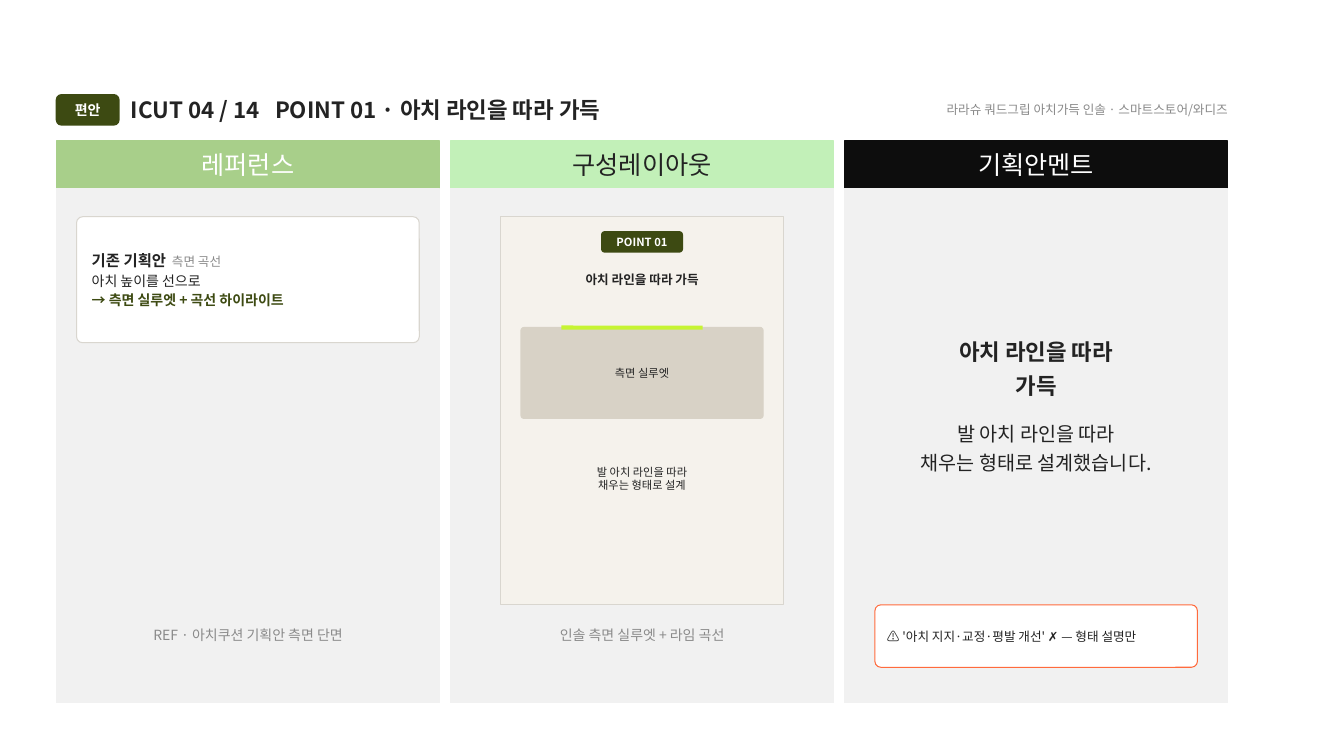
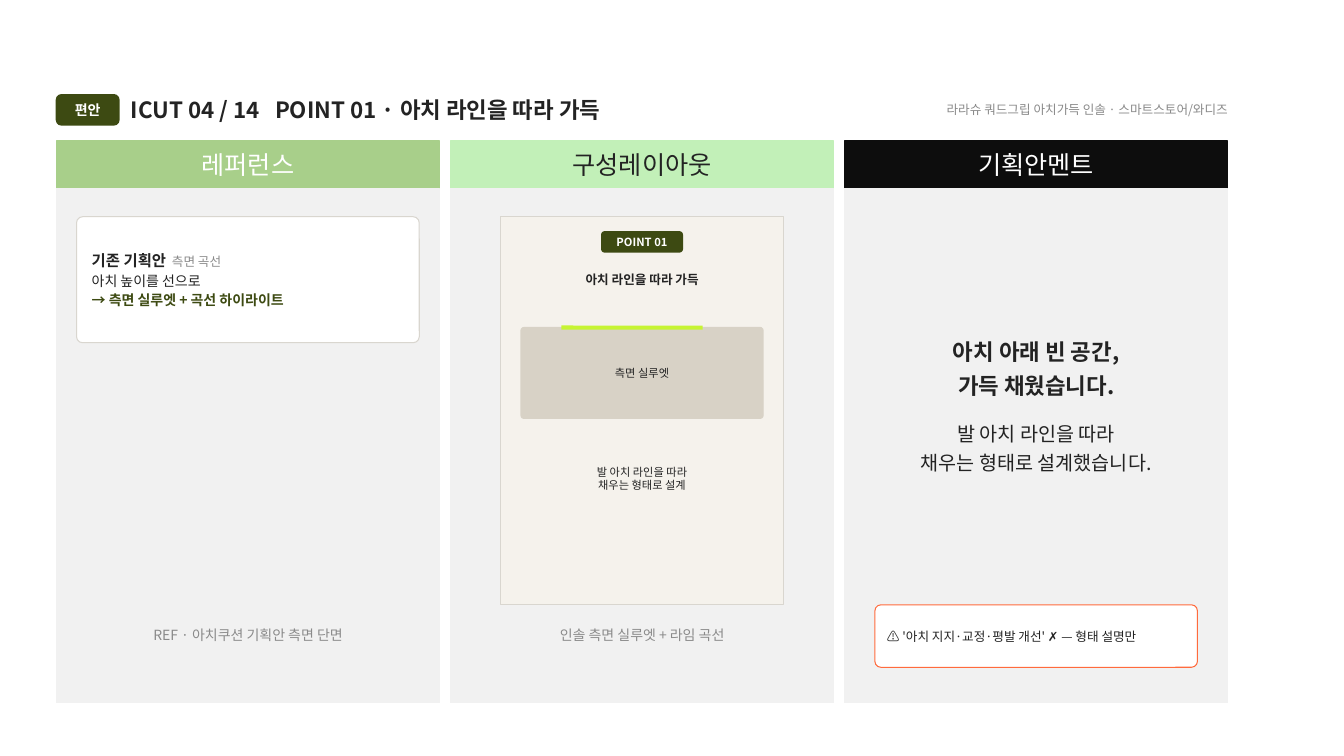
Before and after one commit to ydcompany89/harness-system, a slide deck: slide 42 of launch/rs/design/detail-handoff/rs-detail-handoff-v2.pptx. Drawn at 1344x756 pixels with LibreOffice and Linux fonts; fonts in the diff are those of the drawing. Boxes give left, top, right and bottom in pixels: in the first picture for what was removed or moved away, otherwise in the second. Text is boxed around its words. In the diff, an @@ line names an element or a change of style, - is before the commit and + after.

```diff
--- a/launch/rs/design/detail-handoff/rs-detail-handoff-v2.pptx
+++ b/launch/rs/design/detail-handoff/rs-detail-handoff-v2.pptx
@@ text at [953, 341, 1119, 396]: text changed @@
-아치 라인을 따라
-가득
+아치 아래 빈 공간,
+가득 채웠습니다.
```
Also in this commit, not shown: 3 other slides changed, 4 other files.
